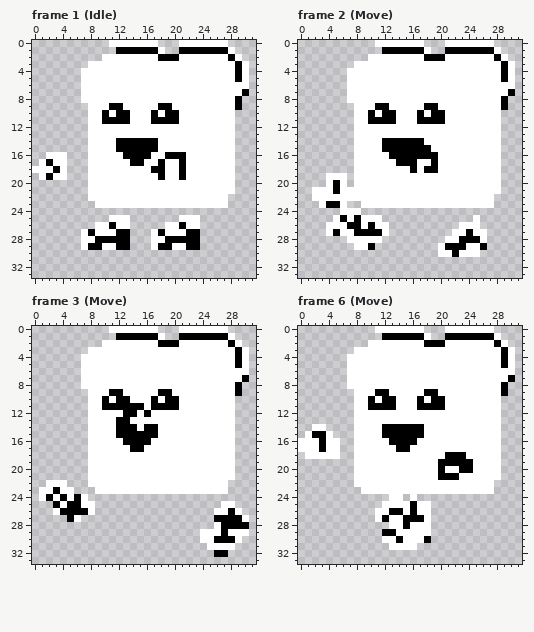
Edited in one commit: pixel-art file (Assets/Aseprite/New New/ToastPedestrian.aseprite). Above is the file before it was changed.
32x34 pixels, 9 frames. Shown: frame 1 (Idle), frame 2 (Move), frame 3 (Move), frame 6 (Move). The commit also changed other frames, which this record leaves out.
New version:
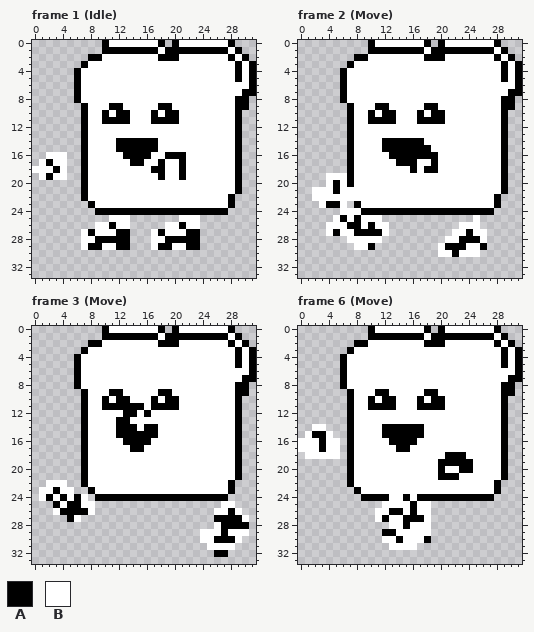
Palette (. is transparent): A #000000  B #ffffff
Changes in this commit:
Changed rows in their new state; - is an unchanged pixel.
Frame 1 (Idle), layer "Body":
first column x 6:
 0 ----A-------A-A-------A---
 1 ----AA-------AA--------A--
 2 --AA--------------------A-
 3 -A-----------------------A
 4 A------------------------A
 5 A------------------------A
 6 A------------------------A
 7 A------------------------A
 8 A-----------------------A-
 9 -A----------------------A-
10 -A---------------------A--
11 -A---------------------A--
12 -A---------------------A--
13 -A---------------------A--
14 -A---------------------A--
15 -A---------------------A--
16 -A---------------------A--
17 -A---------------------A--
18 -A---------------------A--
19 -A---------------------A--
20 -A---------------------A--
21 -A---------------------A--
22 -A--------------------A---
23 --A-------------------A---
24 ---AAAAAAAAAAAAAAAAAAA----
Frame 2 (Move), layer "Body":
first column x 6:
 0 ----A-------A-A-------A---
 1 ----AA-------AA--------A--
 2 --AA--------------------A-
 3 -A-----------------------A
 4 A------------------------A
 5 A------------------------A
 6 A------------------------A
 7 A------------------------A
 8 A-----------------------A-
 9 -A----------------------A-
10 -A---------------------A--
11 -A---------------------A--
12 -A---------------------A--
13 -A---------------------A--
14 -A---------------------A--
15 -A---------------------A--
16 -A---------------------A--
17 -A---------------------A--
18 -A---------------------A--
19 -A---------------------A--
20 -A---------------------A--
21 -----------------------A--
22 ----------------------A---
23 --A-------------------A---
24 ---AAAAAAAAAAAAAAAAAAA----
Frame 3 (Move), layer "Body": the same change as frame 1 (Idle)
Frame 6 (Move), layer "Body":
first column x 6:
 0 ----A-------A-A-------A---
 1 ----AA-------AA--------A--
 2 --AA--------------------A-
 3 -A-----------------------A
 4 A------------------------A
 5 A------------------------A
 6 A------------------------A
 7 A------------------------A
 8 A-----------------------A-
 9 -A----------------------A-
10 -A---------------------A--
11 -A---------------------A--
12 -A---------------------A--
13 -A---------------------A--
14 -A---------------------A--
15 -A---------------------A--
16 -A---------------------A--
17 -A---------------------A--
18 -A---------------------A--
19 -A---------------------A--
20 -A---------------------A--
21 -A---------------------A--
22 -A--------------------A---
23 --A-------------------A---
24 ---AAAA--A-AAAAAAAAAAA----
Boxes around the changes in both pictures, in picture pixels (x1, y1, x2, y2):
added: (74, 40, 256, 215)
added: (340, 40, 522, 215)
added: (74, 326, 256, 501)
added: (340, 326, 522, 501)
